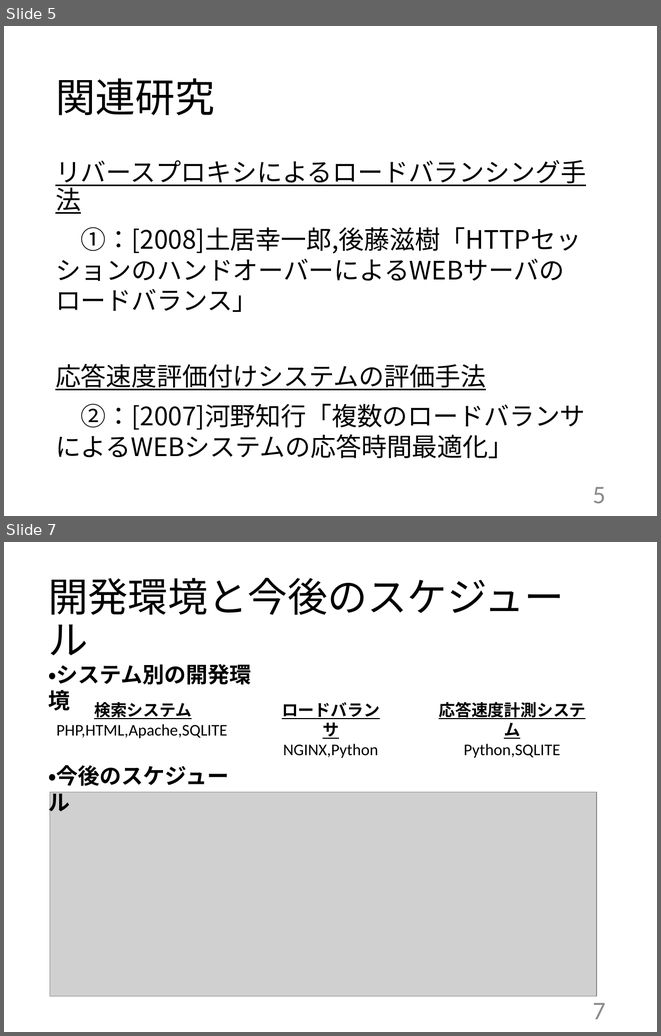
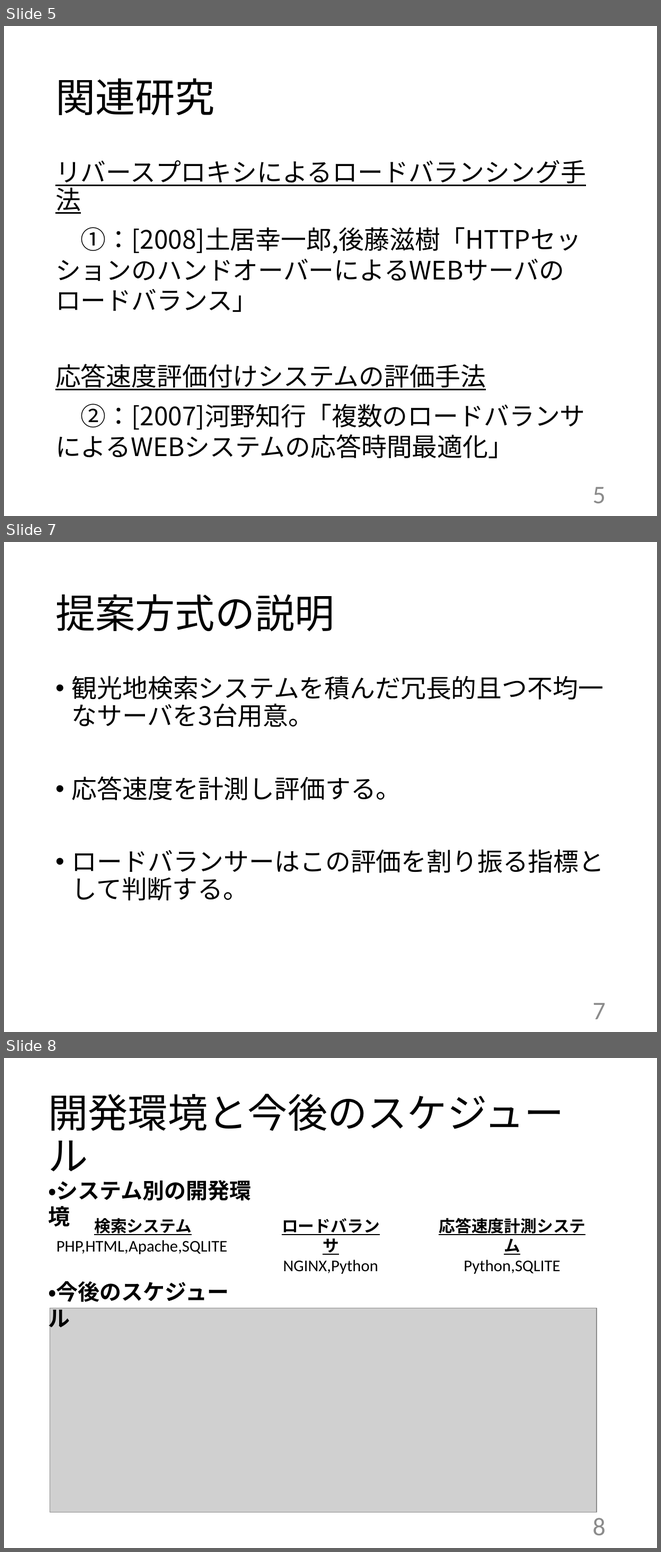
Before and after one commit to kait-takanolab/1821086_matsuo_thesis, a slide deck: 発表用/1821086_中間発表.pptx. Shown one above the other, each under a label of ours: slides 5 and 7 before the commit, slides 5, 7 and 8 after it; the slides between them are not shown. The pictures are 661x1036 and 661x1552 pixels, drawn with LibreOffice and Linux fonts; fonts in the diff are those of the drawing; grey boxes stand for pictures. Boxes give left, top, right and bottom in pixels: in the first picture for what was removed or moved away, otherwise in the second. Text is boxed around its words. In the diff, an @@ line names an element or a change of style, - is before the commit and + after.

```diff
--- a/発表用/1821086_中間発表.pptx
+++ b/発表用/1821086_中間発表.pptx
@@ slide 7 added at (4,542,657,1032), background #FFFFFF @@
@@ title added at (55,594,335,632), 44 pt, text #000000 @@
+提案方式の説明
@@ text added at (72,676,604,900), 28 pt, text #000000 @@
+• 観光地検索システムを積んだ冗長的且つ不均一なサーバを3台用意。
+• 応答速度を計測し評価する。
+• ロードバランサーはこの評価を割り振る指標として判断する。
@@ page number added at (593,1003,606,1019), 28 pt, text #8C8C8C @@
+7
@@ what was slide 7 is now slide 8 @@
@@ page number at (593,1518,606,1535): text changed @@
-7
+8
```
Also in this commit, not shown: 1 slide changed.
